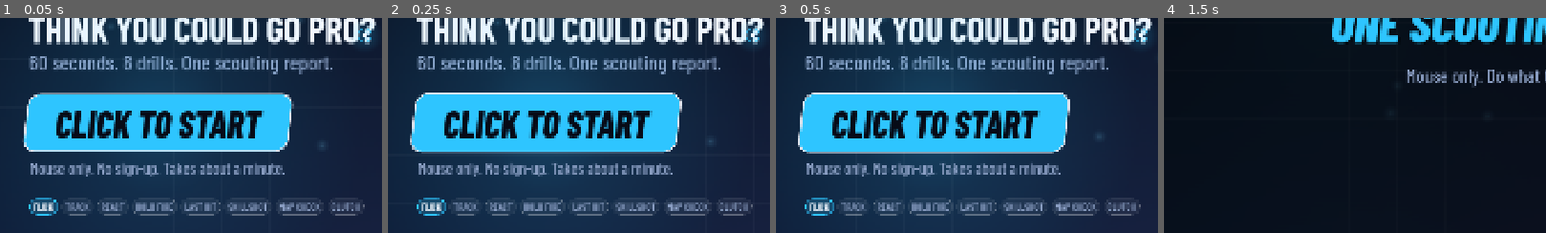
Above: before the commit, frames 1-4 (left to right).
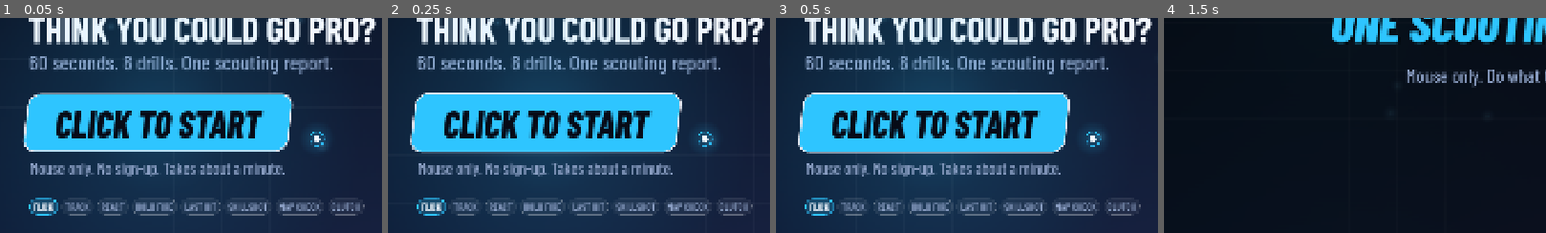
Above: after the commit, the same moments.

Repository: osakr6604-create/tryout
Game: Godot game, scene res://app/main.tscn
Same seed, same stepped clock (60 frames per second), same inputs: the game is played once before the commit and once after it.
Inputs (mouse positions are % of the whole screen's width and height, from its top left):
- Up to frame 1 (0.05 s): no input
- Up to frame 2 (0.25 s): no input
- Up to frame 3 (0.5 s): no input
- Up to frame 4 (1.5 s): tap Enter at 0.5, 0.6 s; move the mouse to (72, 45) at 0.52 s; click (72, 45) at 0.67 s; tap Space at 0.77 s; drag from (30, 55) to (45, 70) at 1.27 s
The pictures show only the part of the screen within x 2-52%, y 46-96%; the shares and areas given below are measured in that part.

The runs differ from the first frame. In frame 1, 0.5% of the frame differs, in the area x 81-98%, y 3-60%; in frame 2, 0.5%; in frame 3, 0.5%; in frame 4, nothing differs.

Commit message:
Cached leaderboard ranking, saved-board tests, README, booth guide, recording and video tools

Diff:
--- a/app/board.gd
+++ b/app/board.gd
@@ -16,6 +16,16 @@
 var live: Dictionary = {}            ## what the second screen shows about the run in progress
 var last_entry: Dictionary = {}
 
+# The screens ask for the top of the board every frame. Sorting thousands of
+# scores that often would cost frames late in a busy day, so the sorted lists
+# are kept and only rebuilt when the board changes or the day rolls over.
+var _sorted_ok: bool = false
+var _sorted_day: String = ""
+var _sorted_today: Array[Dictionary] = []
+var _sorted_all: Array[Dictionary] = []
+var _day_text: String = ""
+var _day_checked_ms: int = -100000
+
 
 func _ready() -> void:
 	load_board()
@@ -25,33 +35,73 @@
 	return int(Time.get_unix_time_from_system())
 
 
+## The local calendar day. Looked up at most once a second.
 func today() -> String:
-	var bias := int(Time.get_time_zone_from_system().get("bias", 0))
-	return Leaderboard.day_key(now(), bias)
+	var ticks := Time.get_ticks_msec()
+	if _day_text == "" or ticks - _day_checked_ms > 1000:
+		_day_checked_ms = ticks
+		var bias := int(Time.get_time_zone_from_system().get("bias", 0))
+		_day_text = Leaderboard.day_key(now(), bias)
+	return _day_text
+
+
+## Call after changing [member data] directly, so the screens pick it up.
+func touch() -> void:
+	_sorted_ok = false
+
+
+func _sort() -> void:
+	var day := today()
+	if _sorted_ok and day == _sorted_day:
+		return
+	_sorted_day = day
+	_sorted_today = data.ranked(Leaderboard.Scope.TODAY, day)
+	_sorted_all = data.ranked(Leaderboard.Scope.ALL)
+	_sorted_ok = true
+
+
+static func _head(list: Array[Dictionary], count: int) -> Array[Dictionary]:
+	var out: Array[Dictionary] = []
+	for i in mini(count, list.size()):
+		out.append(list[i])
+	return out
 
 
 ## Records a finished run and returns its entry.
 func submit(tag: String, session: Session) -> Dictionary:
 	last_entry = data.add(tag, session.total(), session.grade(), session.role(), session.attribute_list(), now(), today())
+	touch()
 	save()
 	changed.emit()
 	return last_entry
 
 
 func rank_today(entry_id: int) -> int:
-	return data.rank_of(entry_id, Leaderboard.Scope.TODAY, today())
+	_sort()
+	for i in _sorted_today.size():
+		if int(_sorted_today[i]["id"]) == entry_id:
+			return i + 1
+	return 0
 
 
 func top_today(count: int) -> Array[Dictionary]:
-	return data.top(count, Leaderboard.Scope.TODAY, today())
+	_sort()
+	return _head(_sorted_today, count)
 
 
 func top_all(count: int) -> Array[Dictionary]:
-	return data.top(count, Leaderboard.Scope.ALL)
+	_sort()
+	return _head(_sorted_all, count)
 
 
 func count_today() -> int:
-	return data.count(Leaderboard.Scope.TODAY, today())
+	_sort()
+	return _sorted_today.size()
+
+
+func best_today() -> int:
+	_sort()
+	return int(_sorted_today[0]["score"]) if not _sorted_today.is_empty() else 0
 
 
 func set_live(status: Dictionary) -> void:
@@ -61,6 +111,7 @@
 
 func reset_today() -> int:
 	var removed := data.clear_day(today())
+	touch()
 	save()
 	changed.emit()
 	return removed
@@ -68,11 +119,13 @@
 
 func reset_all() -> void:
 	data.clear_all()
+	touch()
 	save()
 	changed.emit()
 
 
 func load_board() -> void:
+	touch()
 	for path: String in [PATH, BACKUP]:
 		if not FileAccess.file_exists(path):
 			continue
--- a/app/main.gd
+++ b/app/main.gd
@@ -10,6 +10,7 @@
 enum State { ATTRACT, BRIEFING, CARD, PLAY, FLASH, TAG, REPORT }
 
 const SCREEN := Vector2(1920.0, 1080.0)
+const WINDOWED_SIZE := Vector2i(1280, 720)
 const STATE_NAMES: Array[String] = ["attract", "briefing", "card", "play", "flash", "tag", "report"]
 
 var state: State = State.ATTRACT
@@ -18,7 +19,7 @@
 var model: DrillModel
 var view: DrillView
 var bot: DrillBot                 ## set when the bot is playing instead of a person
-var pointer: Vector2 = SCREEN * 0.5
+var pointer: Vector2 = Vector2(840.0, 800.0)   ## until the mouse moves: beside the start button
 var idle: float = 0.0
 var runs_finished: int = 0
 
@@ -46,7 +47,15 @@
 var _quit_after_runs: int = -1
 var _clock: float = 0.0
 var _open_menu_at: float = -1.0
+var _window_placed: bool = false
 var _soak_log: bool = false
+var _attract_hold: float = 1.2
+var _report_hold: float = Report.T_READY + 3.0
+var _typed_tag: String = ""
+var _type_in: float = 0.0
+var _event_log: FileAccess
+var _board_seq_dir: String = ""
+var _board_seq_count: int = 0
 
 const DEMO_TAGS: Array[String] = [
 	"NOVA", "KITE", "ZEPHYR", "MOXIE", "PIXEL", "RIVET", "ECHO", "VANTA", "JUNO", "ORBIT",
@@ -67,6 +76,14 @@
 	if _shot_dir != "":
 		DirAccess.make_dir_recursive_absolute(_shot_dir)
 	_soak_log = Config.has_flag("soak-log")
+	_attract_hold = Config.flag_float("attract-hold", 1.2)
+	_report_hold = Config.flag_float("report-hold", Report.T_READY + 3.0)
+	_typed_tag = Config.flag("tag")
+	_board_seq_dir = Config.flag("board-seq")
+	if _board_seq_dir != "":
+		DirAccess.make_dir_recursive_absolute(_board_seq_dir)
+	if Config.has_flag("event-log"):
+		_event_log = FileAccess.open(Config.flag("event-log"), FileAccess.WRITE)
 	if Config.has_flag("menu"):
 		_open_menu_at = 0.6
 	if Config.has_flag("demo-board"):
@@ -132,9 +149,24 @@
 	if OS.has_feature("web"):
 		return
 	var window := get_window()
+	if Config.has_flag("offscreen"):
+		# Recording: a full-size borderless window parked beside the desktop,
+		# so a capture never covers what the person at the PC is doing.
+		window.mode = Window.MODE_WINDOWED
+		window.borderless = true
+		window.size = Vector2i(1920, 1080)
+		window.position = Vector2i(DisplayServer.screen_get_size().x + 80, 0)
+		_sync_board_window()
+		return
 	var want_mode := Window.MODE_FULLSCREEN if Config.fullscreen else Window.MODE_WINDOWED
-	if window.mode != want_mode:
+	if window.mode != want_mode or not _window_placed:
 		window.mode = want_mode
+		if want_mode == Window.MODE_WINDOWED:
+			# A window two thirds the size of the frame, centred on its screen.
+			var screen := DisplayServer.screen_get_usable_rect(window.current_screen)
+			window.size = WINDOWED_SIZE
+			window.position = screen.position + (screen.size - WINDOWED_SIZE) / 2
+		_window_placed = true
 	if Config.low_latency:
 		DisplayServer.window_set_vsync_mode(DisplayServer.VSYNC_DISABLED)
 		Engine.max_fps = 480
@@ -177,6 +209,10 @@
 		add_child(board_window)
 	board_window.current_screen = want
 	board_window.mode = Window.MODE_WINDOWED if want == main_screen else Window.MODE_FULLSCREEN
+	if Config.has_flag("offscreen"):
+		board_window.borderless = true
+		board_window.size = Vector2i(960, 540)
+		board_window.position = Vector2i(DisplayServer.screen_get_size().x + 80, 1200)
 
 
 func _on_board_window_closed() -> void:
@@ -205,7 +241,7 @@
 	if not operator.is_open:
 		match state:
 			State.ATTRACT:
-				if _autoplay and state_t > 1.2:
+				if _autoplay and state_t > _attract_hold:
 					_start_run()
 			State.BRIEFING:
 				if card.finished():
@@ -219,10 +255,10 @@
 				if card.finished():
 					_after_flash()
 			State.TAG:
-				if _autoplay and state_t > 1.4:
-					_on_tag_submitted("BOT%03d" % (randi() % 1000))
+				if _autoplay:
+					_autoplay_tag(delta)
 			State.REPORT:
-				if report.expired() or (_autoplay and state_t > Report.T_READY + 3.0):
+				if report.expired() or (_autoplay and state_t > _report_hold):
 					_leave_report()
 
 		# A player who walks away mid-run must not block the booth.
@@ -235,6 +271,46 @@
 func _set_state(next: State) -> void:
 	state = next
 	state_t = 0.0
+	_log_event({"state": STATE_NAMES[next]})
+
+
+## Writes one line to the event log when a capture asked for one. The video
+## tools use it to place captions on the exact frame something happened.
+func _log_event(data: Dictionary) -> void:
+	if _event_log == null:
+		return
+	data["t"] = snappedf(_clock, 0.001)
+	if model != null:
+		data["drill"] = String(model.id)
+	_event_log.store_line(JSON.stringify(data))
+	_event_log.flush()
+
+
+## With the demo player at the controls, the tag is typed a key at a time the
+## way a person would, or a numbered one is used when none was given.
+func _autoplay_tag(delta: float) -> void:
+	if _typed_tag == "":
+		if state_t > 1.4:
+			_on_tag_submitted("BOT%03d" % (randi() % 1000))
+		return
+	if state_t < 1.0:
+		return
+	_type_in -= delta
+	if _type_in > 0.0:
+		return
+	_type_in = 0.2
+	if tag_entry.text.length() < _typed_tag.length():
+		var event := InputEventKey.new()
+		event.keycode = KEY_UNKNOWN
+		event.unicode = _typed_tag.unicode_at(tag_entry.text.length())
+		event.pressed = true
+		tag_entry.key(event)
+	else:
+		_type_in = 99.0
+		var enter := InputEventKey.new()
+		enter.keycode = KEY_ENTER
+		enter.pressed = true
+		tag_entry.key(enter)
 
 
 func _enter_attract() -> void:
@@ -278,7 +354,11 @@
 	stage.move_child(view, 0)
 	view.bind(model, fx)
 	view.frozen = true
-	bot = DrillBot.create(model, _skill, int(randi())) if _autoplay else null
+	bot = null
+	if _autoplay:
+		# With a fixed seed the demo player repeats exactly, so a take can be re-recorded.
+		var bot_seed := hash([_forced_seed, session.index, "bot"]) if _forced_seed >= 0 else int(randi())
+		bot = DrillBot.create(model, _skill, bot_seed)
 	pointer = pointer.clamp(Vector2.ZERO, SCREEN)
 	hud.visible = true
 	hud.running = false
@@ -323,6 +403,7 @@
 	hud.set_score(session.total())
 	hud.running = false
 	card.show_stamp(result, session.total() - before, Tuning.FLASH_SECONDS)
+	_log_event({"result": result.stamp(), "score": snappedf(result.score, 0.1), "headline": result.headline, "total": session.total()})
 	Board.set_live({"state": "playing", "drill": mini(session.index, Session.drill_count() - 1), "title": model.title, "score": session.total()})
 	_set_state(State.FLASH)
 
@@ -359,6 +440,7 @@
 	attract.board.highlight_id = int(entry["id"])
 	Board.set_live({"state": "report", "tag": tag, "score": session.total()})
 	runs_finished += 1
+	_log_event({"report": tag, "total": session.total(), "grade": session.grade(), "role": session.role(), "place": place})
 	if _soak_log:
 		print("soak run=%d score=%d nodes=%d objects=%d orphans=%d static_mb=%.2f" % [
 			runs_finished, session.total(),
@@ -471,6 +553,11 @@
 	if _quit_after > 0.0 and _clock >= _quit_after:
 		get_tree().quit()
 		return
+	# Every other frame of the leaderboard window, for the two-screen shots in the video.
+	if _board_seq_dir != "" and board_window != null and Engine.get_frames_drawn() % 2 == 0:
+		var frame := "%s/b_%05d.png" % [_board_seq_dir, _board_seq_count]
+		_board_seq_count += 1
+		board_window.get_texture().get_image().save_png(frame)
 	if _shot_dir == "":
 		return
 	_shot_in -= delta
--- a/core/leaderboard.gd
+++ b/core/leaderboard.gd
@@ -124,7 +124,7 @@
 
 
 func to_text() -> String:
-	return JSON.stringify({"version": VERSION, "next_id": next_id, "entries": entries}, "\t")
+	return JSON.stringify({"version": VERSION, "next_id": next_id, "entries": entries})
 
 
 ## Loads from saved text. Returns false and leaves the board empty when the
--- a/project.godot
+++ b/project.godot
@@ -31,8 +31,6 @@
 
 window/size/viewport_width=1920
 window/size/viewport_height=1080
-window/size/window_width_override=1280
-window/size/window_height_override=720
 window/stretch/mode="canvas_items"
 window/stretch/aspect="keep"
 window/subwindows/embed_subwindows=false
--- /dev/null
+++ b/tests/test_board.gd
@@ -0,0 +1,165 @@
+extends TestCase
+## The saved leaderboard, on a real disk. The test script runs with its own
+## empty user folder, so nothing here touches a real board.
+
+
+func _run(score_each: float) -> Session:
+	var s := Session.create(1)
+	for id in Tuning.DRILL_ORDER:
+		s.record(DrillResult.make(id, String(id), score_each, "x"))
+	return s
+
+
+func _fresh() -> void:
+	Board.reset_all()
+	Board.last_entry = {}
+
+
+func test_a_score_survives_a_restart() -> void:
+	_fresh()
+	var entry := Board.submit("ACE", _run(80.0))
+	eq(int(entry["score"]), 8000)
+	check(FileAccess.file_exists(Board.PATH), "the board file was written")
+	Board.data = Leaderboard.new()      # as if the game had just started
+	Board.load_board()
+	eq(Board.data.entries.size(), 1)
+	eq(str(Board.data.entries[0]["tag"]), "ACE")
+	eq(Board.rank_today(int(Board.data.entries[0]["id"])), 1)
+
+
+func test_each_save_keeps_the_one_before() -> void:
+	_fresh()
+	Board.submit("ONE", _run(50.0))
+	Board.submit("TWO", _run(60.0))
+	check(FileAccess.file_exists(Board.BACKUP), "a backup exists")
+	check(not FileAccess.file_exists(Board.TEMP), "no half-written file is left behind")
+	var older := Leaderboard.new()
+	check(older.from_text(FileAccess.get_file_as_string(Board.BACKUP)), "the backup is a readable board")
+	eq(older.entries.size(), 1, "the backup is the save before the last one")
+
+
+func test_a_damaged_file_falls_back_to_the_backup() -> void:
+	_fresh()
+	Board.submit("KEEP", _run(70.0))
+	Board.submit("ALSO", _run(40.0))
+	var file := FileAccess.open(Board.PATH, FileAccess.WRITE)
+	file.store_string("{ this is not a board")
+	file.close()
+	Board.data = Leaderboard.new()
+	Board.load_board()
+	eq(Board.data.entries.size(), 1, "loaded from the backup")
+	eq(str(Board.data.entries[0]["tag"]), "KEEP")
+	var set_aside := false
+	for name in DirAccess.get_files_at("user://"):
+		if name.begins_with("leaderboard.unreadable-"):
+			set_aside = true
+	check(set_aside, "the damaged file was kept for a person to look at")
+
+
+func test_no_file_at_all_is_an_empty_board() -> void:
+	_fresh()
+	var dir := DirAccess.open("user://")
+	for name in dir.get_files():
+		if name.begins_with("leaderboard"):
+			dir.remove(name)
+	Board.data = Leaderboard.new()
+	Board.load_board()
+	eq(Board.data.entries.size(), 0)
+	eq(Board.count_today(), 0)
+	eq(Board.top_today(5).size(), 0)
+
+
+func test_export_writes_a_spreadsheet_file() -> void:
+	_fresh()
+	Board.submit("ACE", _run(80.0))
+	Board.submit("=SUM(A1)", _run(10.0))
+	var path := Board.export_csv()
+	check(path != "" and FileAccess.file_exists(path), "file written: %s" % path)
+	var lines := FileAccess.get_file_as_string(path).strip_edges().split("\n")
+	eq(lines.size(), 3)
+	check(lines[0].begins_with("rank,tag,score"), lines[0])
+	check(lines[1].begins_with("1,ACE,8000"), lines[1])
+	check(lines[2].contains("'=SUM(A1)"), "a formula-like tag is defused: %s" % lines[2])
+
+
+func test_clearing_today_and_everything() -> void:
+	_fresh()
+	Board.submit("A", _run(10.0))
+	Board.submit("B", _run(20.0))
+	# One entry from another day.
+	Board.data.add("OLD", 9000, "S+", "FLEX", [90, 90, 90, 90, 90, 90], 1000, "2020-01-01")
+	Board.touch()
+	eq(Board.reset_today(), 2)
+	eq(Board.data.entries.size(), 1, "other days are untouched")
+	eq(Board.count_today(), 0)
+	eq(Board.top_all(5).size(), 1)
+	Board.reset_all()
+	eq(Board.data.entries.size(), 0)
+	Board.data = Leaderboard.new()
+	Board.load_board()
+	eq(Board.data.entries.size(), 0, "the empty board was saved")
+
+
+func test_changes_are_announced() -> void:
+	_fresh()
+	var heard: Array[int] = [0]
+	var listener := func() -> void: heard[0] += 1
+	Board.changed.connect(listener)
+	Board.submit("A", _run(10.0))
+	Board.reset_today()
+	Board.changed.disconnect(listener)
+	eq(heard[0], 2)
+
+
+func test_live_status_is_announced() -> void:
+	var heard: Array[int] = [0]
+	var listener := func() -> void: heard[0] += 1
+	Board.live_changed.connect(listener)
+	Board.set_live({"state": "playing", "drill": 2, "title": "REACT", "score": 1500})
+	Board.live_changed.disconnect(listener)
+	eq(heard[0], 1)
+	eq(int(Board.live["drill"]), 2)
+	Board.set_live({"state": "idle"})
+
+
+func test_settings_flags() -> void:
+	check(Config.flag("no-such-flag", "fallback") == "fallback", "missing flag gives the fallback")
+	eq(Config.flag_int("no-such-flag", 7), 7)
+	near(Config.flag_float("no-such-flag", 0.5), 0.5)
+	check(not Config.has_flag("no-such-flag"), "has_flag")
+	check(Config.card_url.begins_with("https://"), "card link is https")
+
+
+func test_reading_a_full_board_every_frame_stays_cheap() -> void:
+	# The screens read the top of the board on every frame. Late in a long day
+	# that must not get slower as the scores pile up.
+	_fresh()
+	for i in 4000:
+		Board.data.add("P%d" % i, (i * 37) % 10000, "B", "FLEX", [1, 2, 3, 4, 5, 6], Board.now(), Board.today())
+	Board.touch()
+	eq(Board.count_today(), 4000)
+	var started := Time.get_ticks_usec()
+	for frame in 600:   # ten seconds of frames
+		Board.top_today(10)
+		Board.top_all(10)
+		Board.count_today()
+		Board.best_today()
+	var ms := float(Time.get_ticks_usec() - started) / 1000.0
+	at_most(ms, 300.0, "600 frames of board reads took %.0f ms" % ms)
+	eq(int(Board.top_today(1)[0]["score"]), Board.best_today())
+	_fresh()
+
+
+func test_sorted_lists_follow_every_change() -> void:
+	_fresh()
+	eq(Board.best_today(), 0)
+	Board.submit("LOW", _run(20.0))
+	eq(Board.best_today(), 2000)
+	var top := Board.submit("TOP", _run(90.0))
+	eq(Board.best_today(), 9000)
+	eq(str(Board.top_today(1)[0]["tag"]), "TOP")
+	eq(Board.rank_today(int(top["id"])), 1)
+	eq(Board.rank_today(424242), 0)
+	Board.reset_today()
+	eq(Board.top_today(5).size(), 0)
+	eq(Board.best_today(), 0)
--- a/ui/board_screen.gd
+++ b/ui/board_screen.gd
@@ -40,9 +40,10 @@
 
 func _draw() -> void:
 	Look.text(self, &"display", Vector2(70.0, 150.0), "TRYOUT", 150, Look.INK)
+	var after := 70.0 + Look.measure(&"display", "TRYOUT", 150).x + 44.0
 	var sub := Config.event_name.to_upper() if Config.event_name != "" else "THINK YOU COULD GO PRO?"
-	Look.text(self, &"head", Vector2(480.0, 104.0), sub, 60, Look.accent())
-	Look.text(self, &"body", Vector2(482.0, 150.0), "60 seconds. 8 drills. One scouting report.", 40, Look.DIM)
+	Look.text(self, &"head", Vector2(after, 100.0), sub, 60, Look.accent())
+	Look.text(self, &"body", Vector2(after + 2.0, 148.0), "60 seconds. 8 drills. One scouting report.", 40, Look.DIM)
 
 	var side := Rect2(1300.0, 200.0, 550.0, 810.0)
 	_draw_live(Rect2(side.position, Vector2(side.size.x, 380.0)))
@@ -59,7 +60,7 @@
 	if not playing:
 		Look.text(self, &"head", Vector2(x, rect.position.y + 190.0), "YOU'RE UP.", 96, Look.accent())
 		Look.text(self, &"body", Vector2(x, rect.position.y + 250.0), "Step up and click to start.", 42, Look.DIM)
-		var best := Board.data.best_score(Leaderboard.Scope.TODAY, Board.today())
+		var best := Board.best_today()
 		if best > 0:
 			Look.text(self, &"body", Vector2(x, rect.position.y + 322.0), "Score to beat today: %s" % Rating.with_commas(best), 42, Look.GOLD)
 		return
@@ -70,7 +71,7 @@
 		Look.panel(self, pip, Look.accent() if i < index else (Look.INK if i == index else Look.FAINT), 8)
 	Look.text(self, &"ui", Vector2(x, rect.position.y + 262.0), "SCORE SO FAR", 34, Look.DIM)
 	Look.text(self, &"monox", Vector2(x, rect.position.y + 344.0), Rating.with_commas(int(live.get("score", 0))), 92, Look.INK)
-	var best := Board.data.best_score(Leaderboard.Scope.TODAY, Board.today())
+	var best := Board.best_today()
 	if best > 0:
 		Look.text_r(self, &"body", Vector2(rect.end.x - 34.0, rect.position.y + 340.0), "to beat: %s" % Rating.with_commas(best), 36, Look.GOLD)
 
--- a/ui/board_view.gd
+++ b/ui/board_view.gd
@@ -70,7 +70,7 @@
 		Look.text(self, &"monox", Vector2(x0, base), "%2d" % (i + 1), size, rank_color)
 		Look.text(self, &"head", Vector2(x0 + width * 0.12, base), str(e["tag"]), size, Look.INK)
 		if show_roles:
-			Look.text(self, &"ui", Vector2(x0 + width * 0.5, base), str(e["role"]), int(float(size) * 0.72), Look.DIM)
+			Look.text(self, &"ui", Vector2(x0 + width * 0.47, base), str(e["role"]), int(float(size) * 0.68), Look.DIM)
 		var grade := str(e["grade"])
-		Look.text(self, &"display", Vector2(x0 + width * 0.71, base), grade, size, Look.grade_color(grade))
+		Look.text(self, &"display", Vector2(x0 + width * 0.73, base), grade, size, Look.grade_color(grade))
 		Look.text_r(self, &"monox", Vector2(x1, base), Rating.with_commas(int(e["score"])), size, Look.INK)
Not shown, added: tests/test_board.gd.uid
Not shown, added: docs/BOOTH.md
Not shown, added: tools/record.sh
Not shown, changed: tools/shots.sh
Not shown, changed: tools/soak.sh
